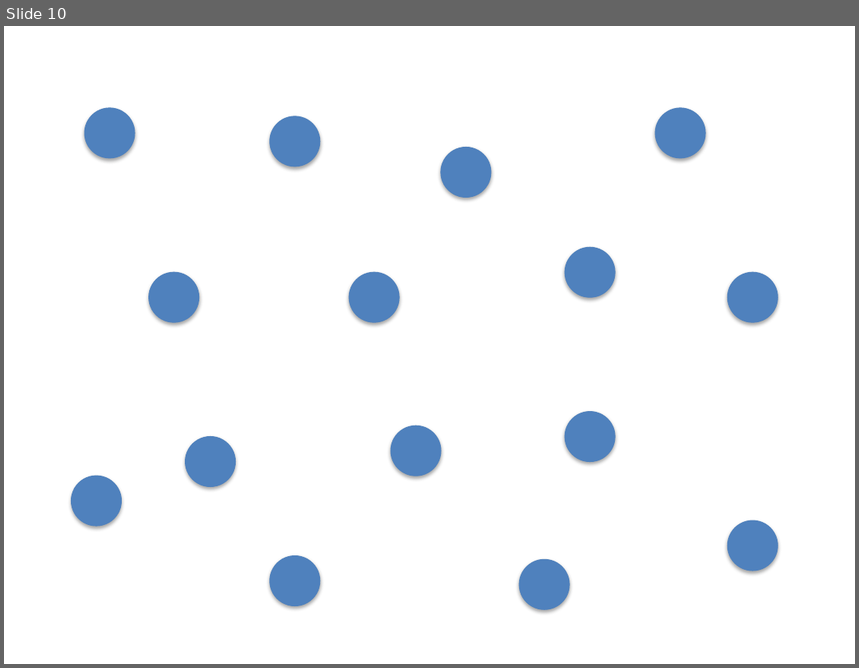
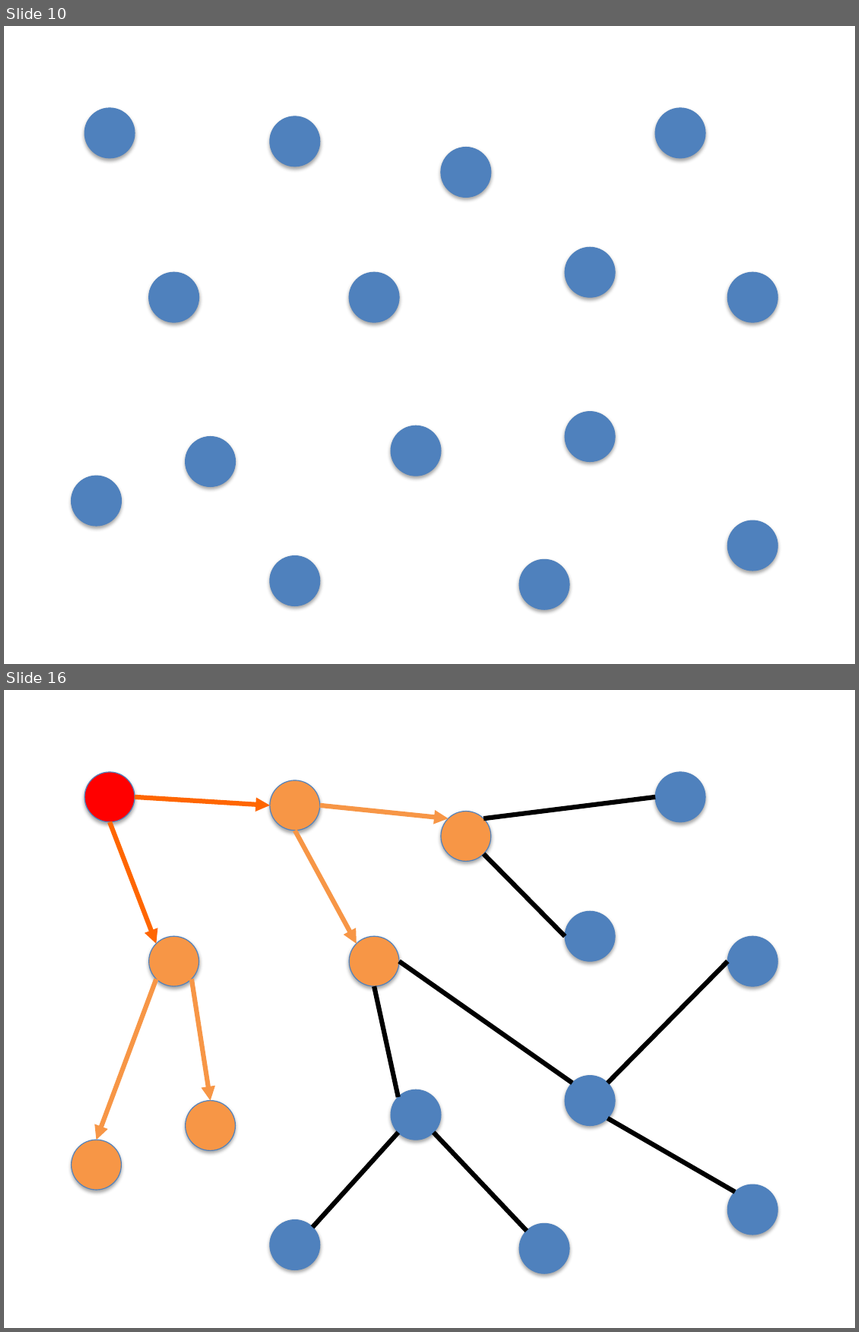
Before and after one commit to jrwest/ricon2014, a slide deck: Resources/Diagrams.pptx. Shown one above the other, each under a label of ours: slide 10 before the commit, slides 10 and 16 after it; the slides between them are not shown. The pictures are 859x668 and 859x1332 pixels, drawn with LibreOffice and Linux fonts; fonts in the diff are those of the drawing. Boxes give left, top, right and bottom in pixels: in the first picture for what was removed or moved away, otherwise in the second. Text is boxed around its words. In the diff, an @@ line names an element or a change of style, - is before the commit and + after.

```diff
--- a/Resources/Diagrams.pptx
+++ b/Resources/Diagrams.pptx
@@ slide 16 added at box(4, 690, 855, 1328), background #FFFFFF @@
@@ ellipse added at box(85, 772, 135, 822), fill #FF0000, outline #4F81BD 0.75 pt @@
@@ ellipse added at box(269, 780, 320, 831), fill #F79646, outline #4F81BD 0.75 pt @@
@@ ellipse added at box(655, 772, 705, 822), fill #4F81BD, outline #4F81BD 0.75 pt @@
@@ arrow added from (135, 797) to (269, 806), #FF6600 4 pt @@
@@ line added from (484, 818) to (655, 797), #000000 4 pt @@
@@ arrow added from (110, 822) to (156, 944), #FF6600 4 pt @@
@@ arrow added from (320, 806) to (449, 818), #F79646 4 pt @@
@@ ellipse added at box(441, 811, 491, 861), fill #F79646, outline #4F81BD 0.75 pt @@
@@ arrow added from (295, 831) to (357, 944), #F79646 4 pt @@
@@ line added from (484, 854) to (565, 937), #000000 4 pt @@
@@ ellipse added at box(565, 911, 615, 961), fill #4F81BD, outline #4F81BD 0.75 pt @@
@@ ellipse added at box(148, 937, 199, 987), fill #F79646, outline #4F81BD 0.75 pt @@
@@ ellipse added at box(350, 937, 400, 987), fill #F79646, outline #4F81BD 0.75 pt @@
@@ ellipse added at box(728, 937, 778, 987), fill #4F81BD, outline #4F81BD 0.75 pt @@
@@ line added from (399, 961) to (572, 1083), #000000 4 pt @@
@@ line added from (607, 1083) to (728, 961), #000000 4 pt @@
@@ arrow added from (156, 980) to (96, 1140), #F79646 4 pt @@
@@ arrow added from (191, 980) to (210, 1101), #F79646 4 pt @@
@@ line added from (374, 986) to (398, 1097), #000000 4 pt @@
@@ ellipse added at box(565, 1075, 615, 1125), fill #4F81BD, outline #4F81BD 0.75 pt @@
@@ ellipse added at box(392, 1090, 442, 1140), fill #4F81BD, outline #4F81BD 0.75 pt @@
@@ ellipse added at box(186, 1101, 236, 1151), fill #F79646, outline #4F81BD 0.75 pt @@
@@ line added from (607, 1118) to (735, 1192), #000000 4 pt @@
@@ ellipse added at box(71, 1140, 122, 1191), fill #F79646, outline #4F81BD 0.75 pt @@
@@ line added from (398, 1132) to (313, 1227), #000000 4 pt @@
@@ line added from (434, 1132) to (527, 1231), #000000 4 pt @@
@@ ellipse added at box(728, 1185, 778, 1235), fill #4F81BD, outline #4F81BD 0.75 pt @@
@@ ellipse added at box(269, 1220, 320, 1271), fill #4F81BD, outline #4F81BD 0.75 pt @@
@@ ellipse added at box(520, 1224, 570, 1274), fill #4F81BD, outline #4F81BD 0.75 pt @@
```
Also in this commit, not shown: 51 other slides added, 16 other files.
